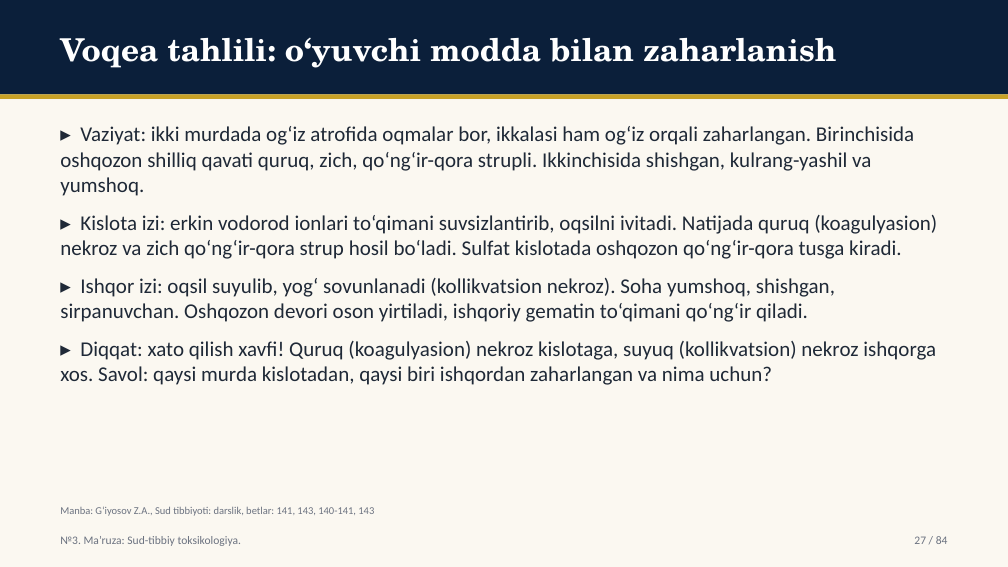
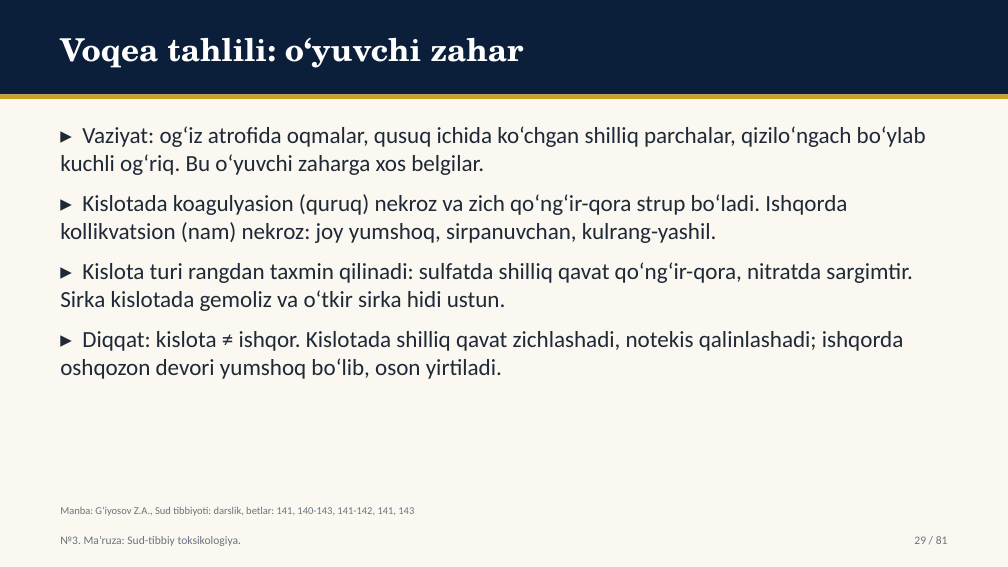
Before and after one commit to davlatsudekspert/forensic-expert, a slide deck: slide 29 of out/5-kurs-tibbiy-profilaktika-08.pptx (slide 27 before the commit). Drawn at 1008x567 pixels with LibreOffice and Linux fonts; fonts in the diff are those of the drawing. Boxes give left, top, right and bottom in pixels: in the first picture for what was removed or moved away, otherwise in the second. Text is boxed around its words. In the diff, an @@ line names an element or a change of style, - is before the commit and + after.

Commit message:
slides output: 4-kurs-davolash-10,4-kurs-pediatriya-11,4-kurs-pediatriya-12,5-kurs-tibbiy-profilaktika-08,5-kurs-tibbiy-profilaktika-09,ktp26-u-05,ktp26-u-14

```diff
--- a/out/5-kurs-tibbiy-profilaktika-08.pptx
+++ b/out/5-kurs-tibbiy-profilaktika-08.pptx
@@ text at box(60, 37, 523, 68): text changed @@
-Voqea tahlili: o‘yuvchi modda bilan zaharlanish
+Voqea tahlili: o‘yuvchi zahar
@@ text at box(60, 126, 926, 379): text changed; size 20 to 22 pt @@
-▸ Vaziyat: ikki murdada og‘iz atrofida oqmalar bor, ikkalasi ham og‘iz orqali zaharlangan. Birinchisida oshqozon shilliq qavati quruq, zich, qo‘ng‘ir-qora strupli. Ikkinchisida shishgan, kulrang-yashil va yumshoq.
-▸ Kislota izi: erkin vodorod ionlari to‘qimani suvsizlantirib, oqsilni ivitadi. Natijada quruq (koagulyasion) nekroz va zich qo‘ng‘ir-qora strup hosil bo‘ladi. Sulfat kislotada oshqozon qo‘ng‘ir-qora tusga kiradi.
-▸ Ishqor izi: oqsil suyulib, yog‘ sovunlanadi (kollikvatsion nekroz). Soha yumshoq, shishgan, sirpanuvchan. Oshqozon devori oson yirtiladi, ishqoriy gematin to‘qimani qo‘ng‘ir qiladi.
-▸ Diqqat: xato qilish xavfi! Quruq (koagulyasion) nekroz kislotaga, suyuq (kollikvatsion) nekroz ishqorga xos. Savol: qaysi murda kislotadan, qaysi biri ishqordan zaharlangan va nima uchun?
+▸ Vaziyat: og‘iz atrofida oqmalar, qusuq ichida ko‘chgan shilliq parchalar, qizilo‘ngach bo‘ylab kuchli og‘riq. Bu o‘yuvchi zaharga xos belgilar.
+▸ Kislotada koagulyasion (quruq) nekroz va zich qo‘ng‘ir-qora strup bo‘ladi. Ishqorda kollikvatsion (nam) nekroz: joy yumshoq, sirpanuvchan, kulrang-yashil.
+▸ Kislota turi rangdan taxmin qilinadi: sulfatda shilliq qavat qo‘ng‘ir-qora, nitratda sargimtir. Sirka kislotada gemoliz va o‘tkir sirka hidi ustun.
+▸ Diqqat: kislota ≠ ishqor. Kislotada shilliq qavat zichlashadi, notekis qalinlashadi; ishqorda oshqozon devori yumshoq bo‘lib, oson yirtiladi.
@@ text at box(60, 506, 414, 516): text changed @@
-Manba: G‘iyosov Z.A., Sud tibbiyoti: darslik, betlar: 141, 143, 140-141, 143
+Manba: G‘iyosov Z.A., Sud tibbiyoti: darslik, betlar: 141, 140-143, 141-142, 141, 143
@@ text at box(914, 536, 948, 544): text changed @@
-27 / 84
+29 / 81
```
Also in this commit, not shown: 59 other slides changed, 19 slides added, 22 slides removed, 30 other files.
